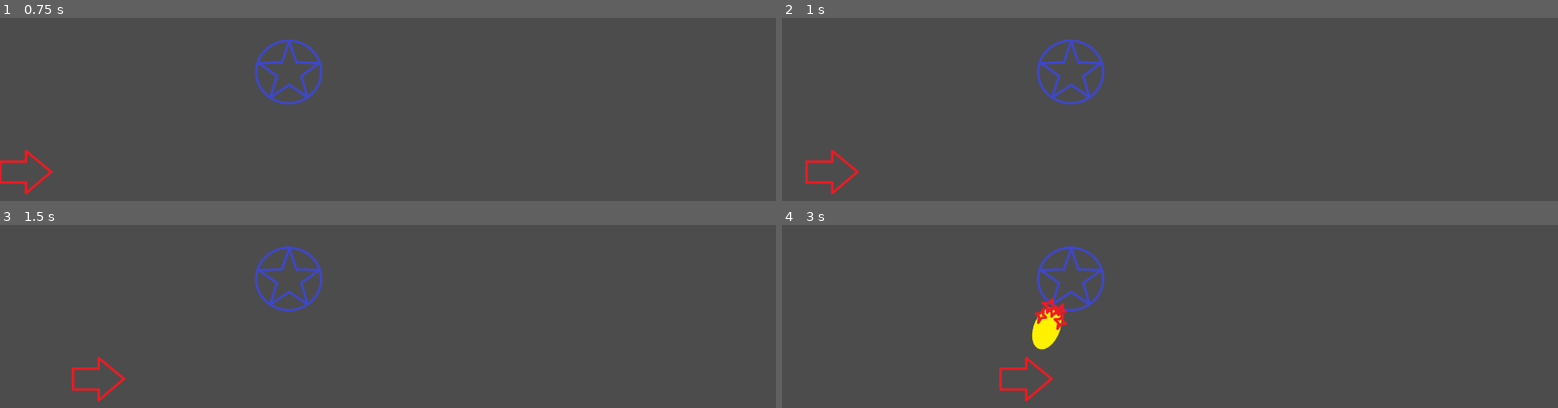
Above: before the commit, frames 1-4 (two rows, left to right).
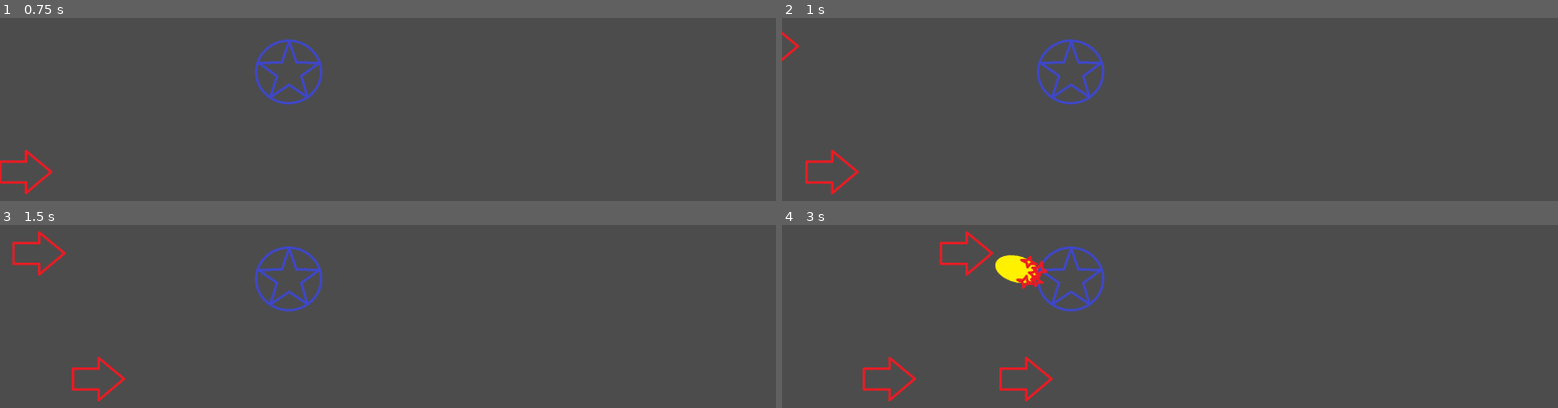
Above: after the commit, the same moments.

Repository: Bronsky91/WS2-Godot
Game: Godot game, scene res://scenes/Game.tscn
Same seed, same stepped clock (60 frames per second), same inputs: the game is played once before the commit and once after it.
Inputs:
- Up to frame 1 (0.75 s): tap Enter at 0.5 s
- Up to frame 2 (1 s): no input
- Up to frame 3 (1.5 s): no input
- Up to frame 4 (3 s): no input

Frame 1 is identical in both runs. In frame 2, less than 0.1% of the frame differs, in the area x 0-3%, y 7-24%; in frame 3, 0.3%; in frame 4, 2.3%, in the area x 10-37%, y 3-97%.

Commit message:
Fixes weakref enemy bug, changes enemy count to 3

Diff:
--- a/scenes/Game.tscn
+++ b/scenes/Game.tscn
@@ -4,7 +4,7 @@
 [ext_resource path="res://scenes/Enemy.tscn" type="PackedScene" id=2]
 [ext_resource path="res://scenes/Rune.tscn" type="PackedScene" id=3]
 
-[node name="Game" type="Node"]
+[node name="Game" type="Node" index="0"]
 
 script = ExtResource( 1 )
 
@@ -13,9 +13,20 @@
 position = Vector2( -96.3985, 474.239 )
 rotation = -1.5708
 _sections_unfolded = [ "Material", "Transform", "Visibility", "Z Index" ]
-health = 125
 
-[node name="Rune" parent="." index="1" instance=ExtResource( 3 )]
+[node name="Enemy2" parent="." index="1" instance=ExtResource( 2 )]
+
+position = Vector2( -219.137, 214.815 )
+rotation = -1.5708
+_sections_unfolded = [ "Material", "Transform", "Visibility", "Z Index" ]
+
+[node name="Enemy3" parent="." index="2" instance=ExtResource( 2 )]
+
+position = Vector2( -378.139, 474.239 )
+rotation = -1.5708
+_sections_unfolded = [ "Material", "Transform", "Visibility", "Z Index" ]
+
+[node name="Rune" parent="." index="3" instance=ExtResource( 3 )]
 
 position = Vector2( 596.122, 270.36 )
 _sections_unfolded = [ "Transform" ]
--- a/scenes/Rune.tscn
+++ b/scenes/Rune.tscn
@@ -9,7 +9,7 @@
 custom_solver_bias = 0.0
 radius = 440.622
 
-[node name="Rune" type="Area2D" index="0"]
+[node name="Rune" type="Area2D"]
 
 position = Vector2( 501.939, 253.74 )
 input_pickable = true
--- a/scripts/Rune.gd
+++ b/scripts/Rune.gd
@@ -35,7 +35,9 @@
 		#print("distance: " + str(pos.distance_to(enemy.get_global_position())))
 		if pos.distance_to(enemy.get_global_position()) <= attack_range:
 			if target == null or pos.distance_to(enemy.get_global_position()) > get_global_position().distance_to(target.get_global_position()):
-				target = weakref(enemy)
+				target = enemy
+	if target != null:
+		target = weakref(target)
 	return target
 
 
